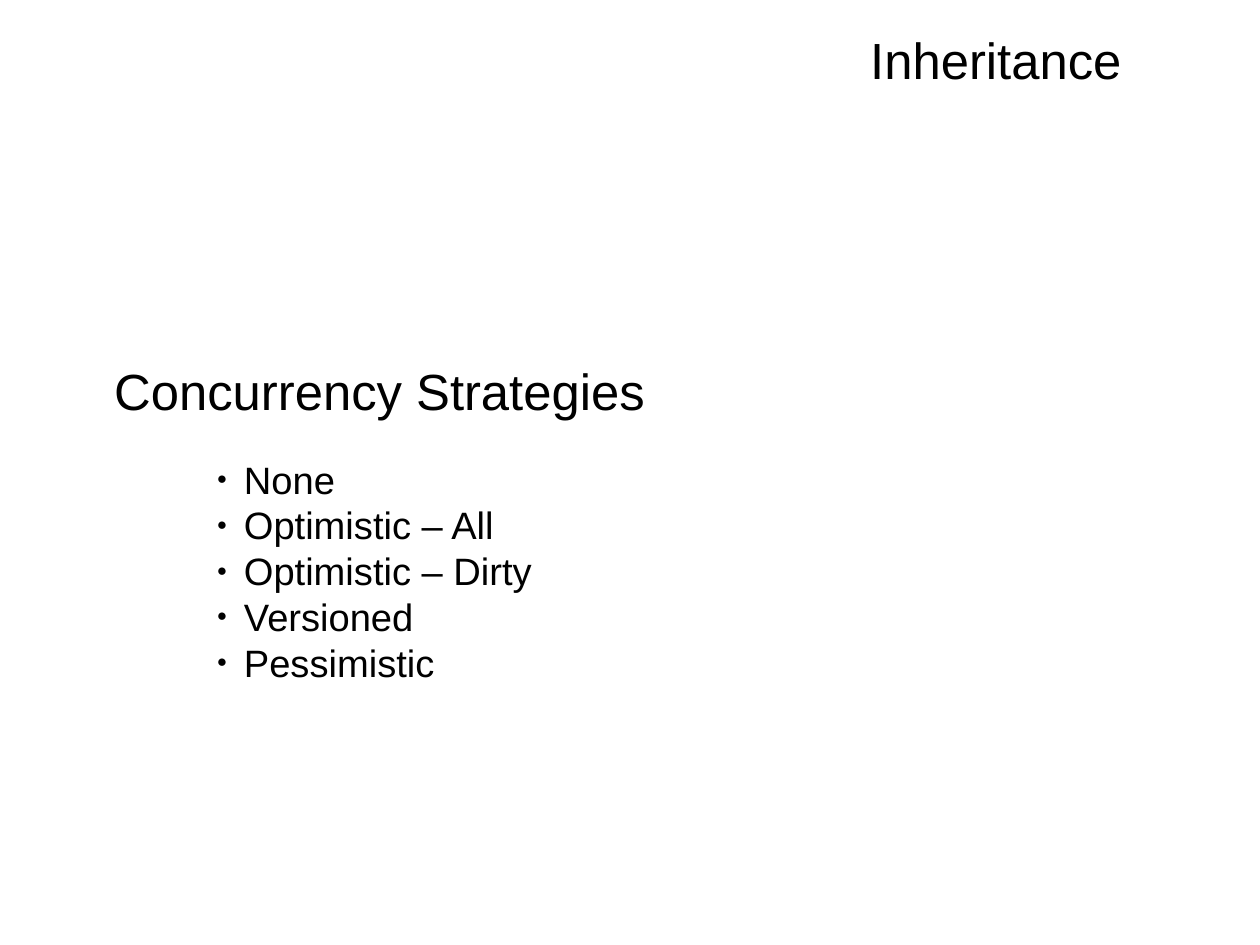
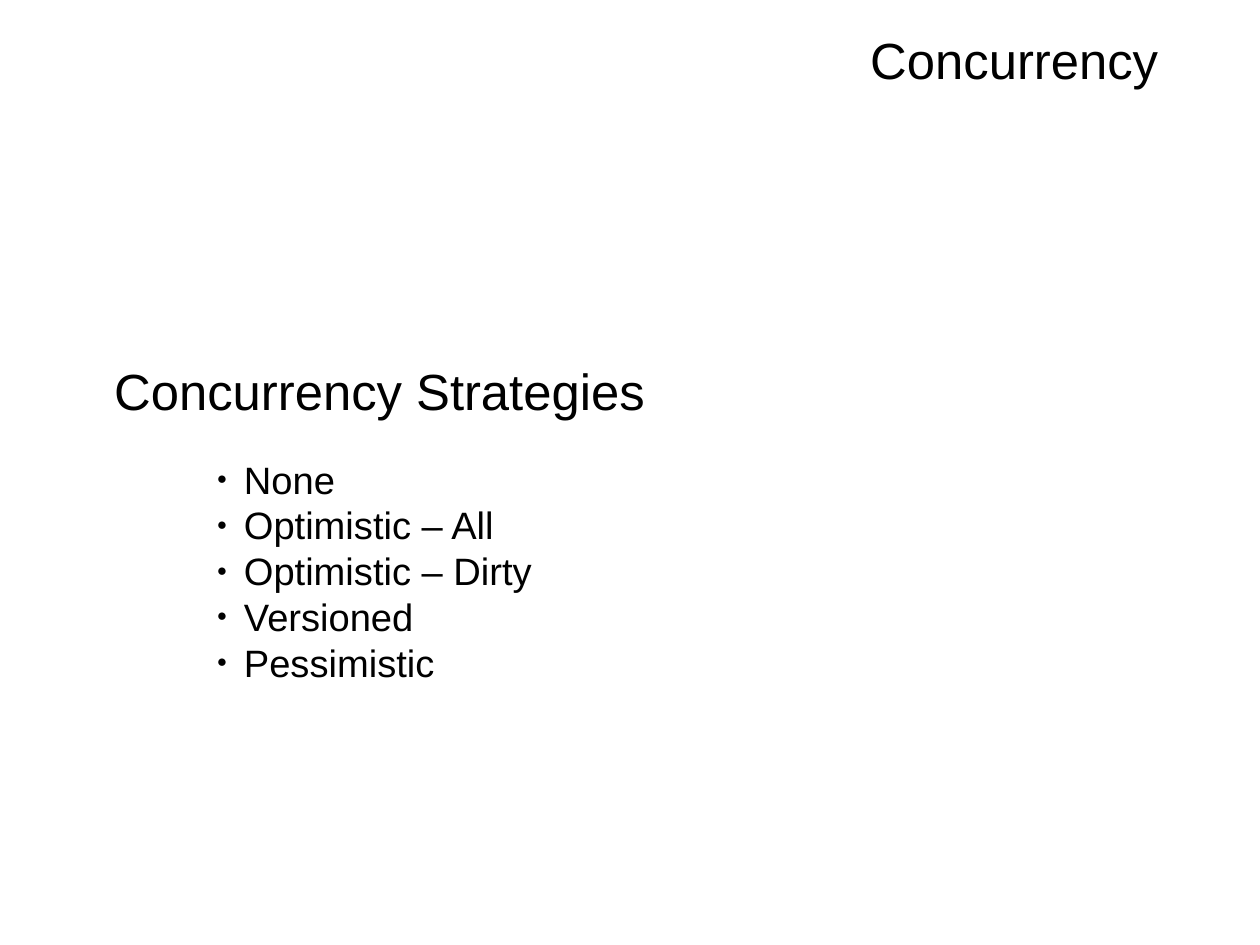
Before and after one commit to mrdrbob/ef-vs-nh, a slide deck: slide 28 of pres/pres.odp (slide 25 before the commit). Drawn at 1260x945 pixels with LibreOffice and Linux fonts; fonts in the diff are those of the drawing; background and template pictures are left out. Boxes give left, top, right and bottom in pixels: in the first picture for what was removed or moved away, otherwise in the second. Text is boxed around its words. In the diff, an @@ line names an element or a change of style, - is before the commit and + after.

```diff
--- a/pres/pres.odp
+++ b/pres/pres.odp
@@ text at (870,43,1158,89): text changed @@
-Inheritance
+Concurrency
```
Also in this commit, not shown: 8 other slides changed, 3 slides added, 4 other files.
